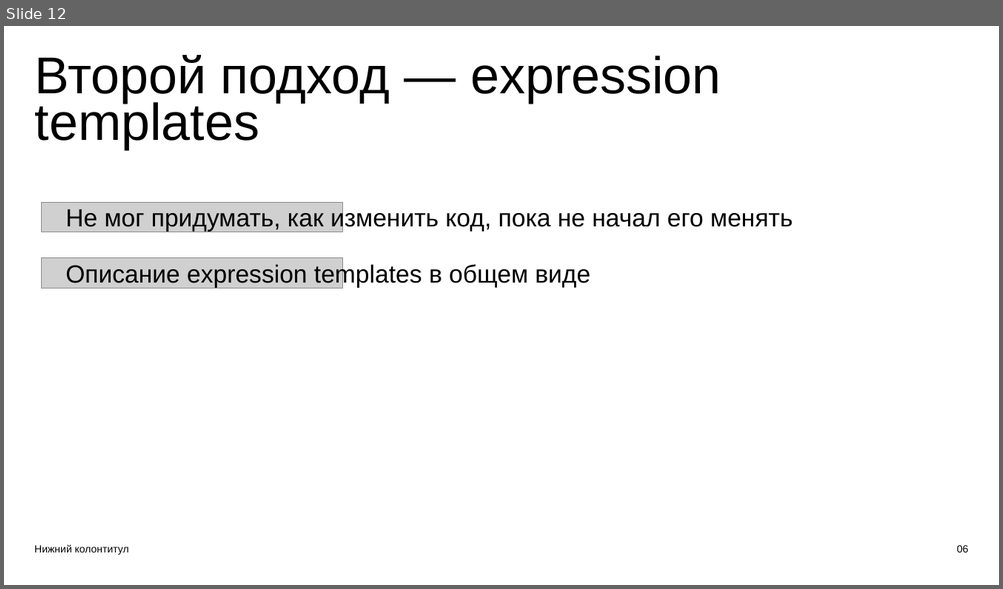
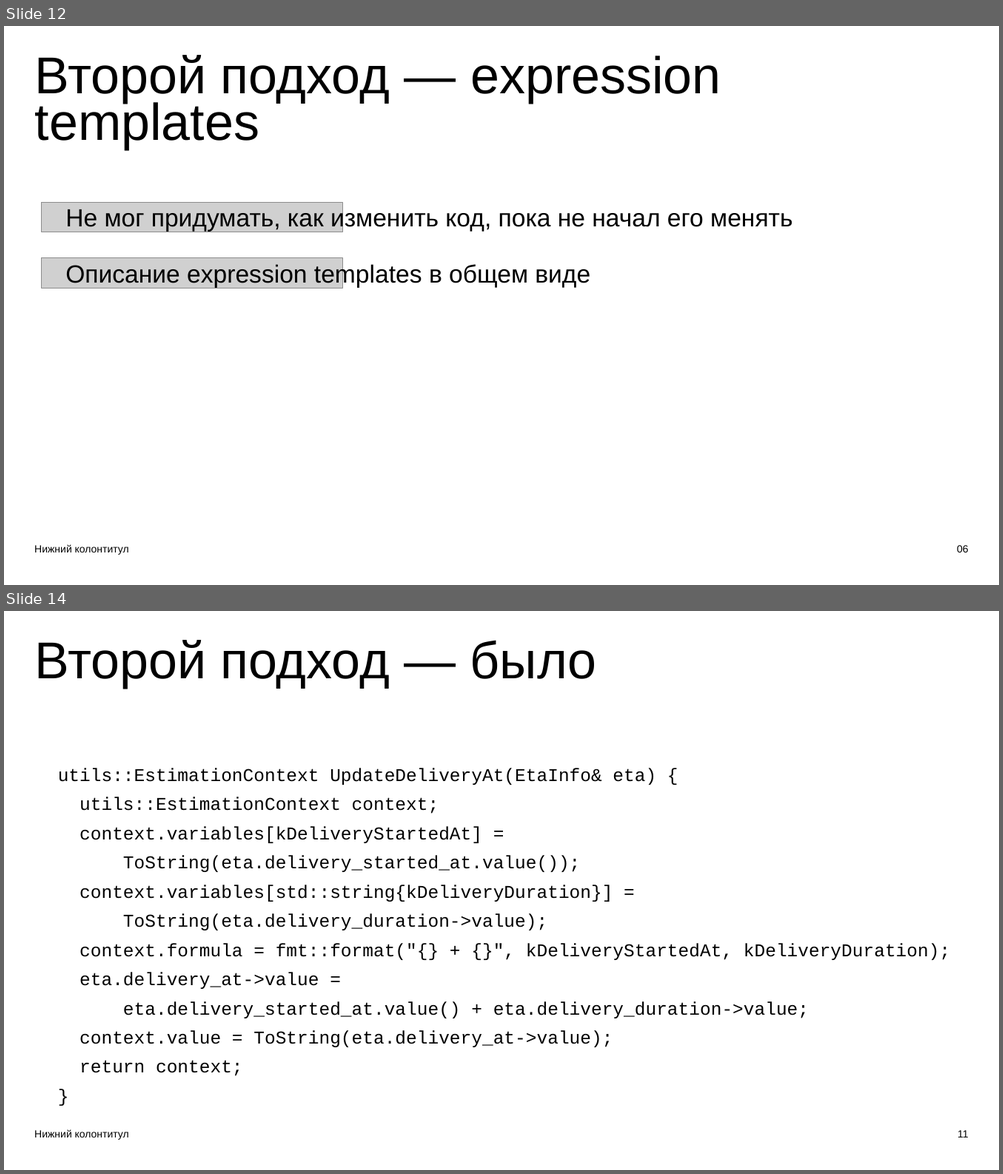
Before and after one commit to ishfb/zcc23, a slide deck: slides.pptx. Shown one above the other, each under a label of ours: slide 12 before the commit, slides 12 and 14 after it; the slides between them are not shown. The pictures are 1003x589 and 1003x1174 pixels, drawn with LibreOffice and Linux fonts; fonts in the diff are those of the drawing; grey boxes stand for pictures. Boxes give left, top, right and bottom in pixels: in the first picture for what was removed or moved away, otherwise in the second. Text is boxed around its words. In the diff, an @@ line names an element or a change of style, - is before the commit and + after.

```diff
--- a/slides.pptx
+++ b/slides.pptx
@@ slide 14 added at <box>4,611,999,1170</box>, background #FFFFFF @@
@@ text added at <box>35,640,597,688</box>, 75 pt, text #000000 @@
+Второй подход — было
@@ text added at <box>58,768,950,1076</box>, 26.2 pt, text #000000 @@
+utils::EstimationContext UpdateDeliveryAt(EtaInfo& eta) {
+utils::EstimationContext context;
+context.variables[kDeliveryStartedAt] =
+ToString(eta.delivery_started_at.value());
+context.variables[std::string{kDeliveryDuration}] =
+ToString(eta.delivery_duration->value);
+context.formula = fmt::format("{} + {}", kDeliveryStartedAt, kDeliveryDuration);
+eta.delivery_at->value =
+eta.delivery_started_at.value() + eta.delivery_duration->value;
+context.value = ToString(eta.delivery_at->value);
+return context;
+}
@@ text added at <box>34,1130,129,1140</box>, 15 pt, text #000000 @@
+Нижний колонтитул
@@ text added at <box>957,1130,968,1138</box>, 15 pt, text #000000 @@
+11
```
Also in this commit, not shown: 1 slide changed, 6 other slides added.
